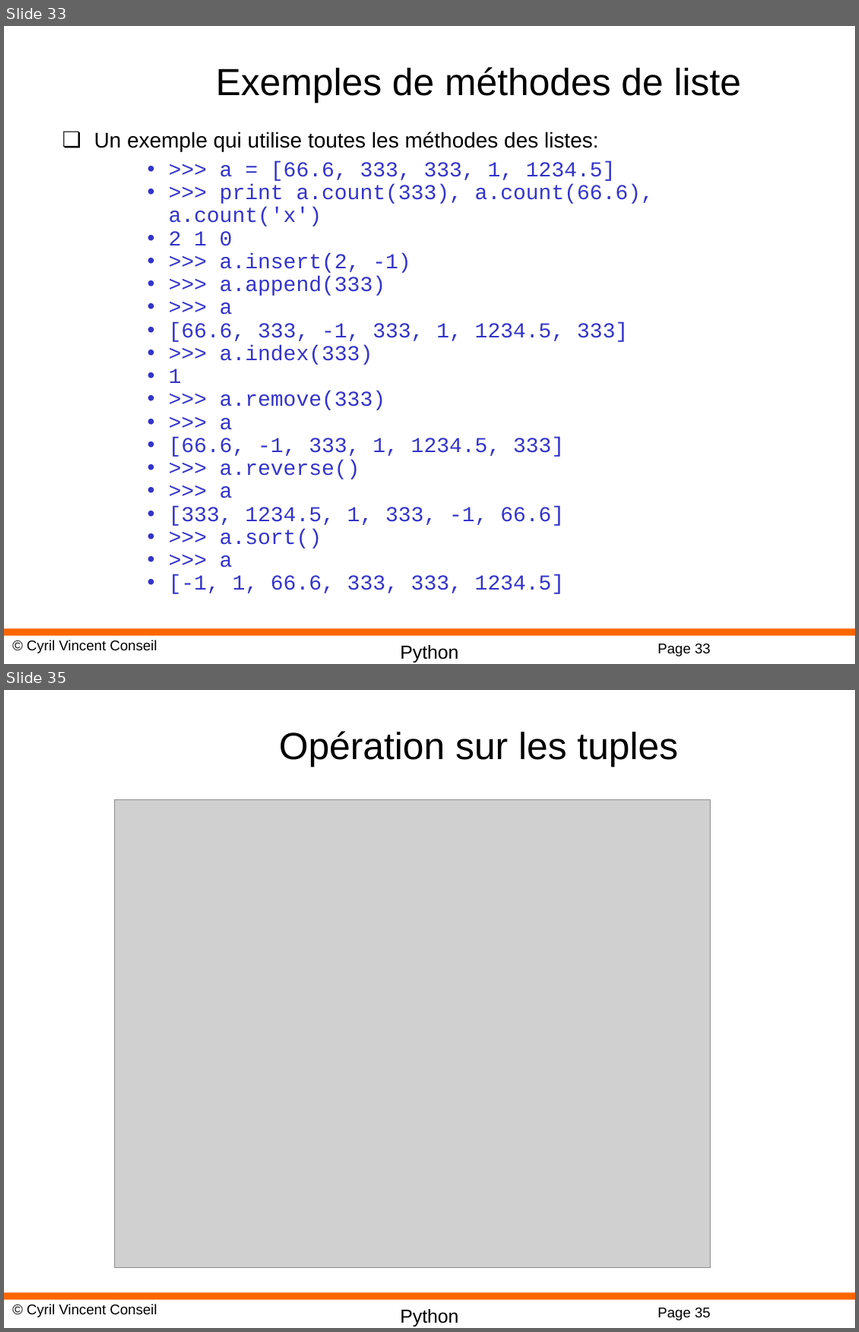
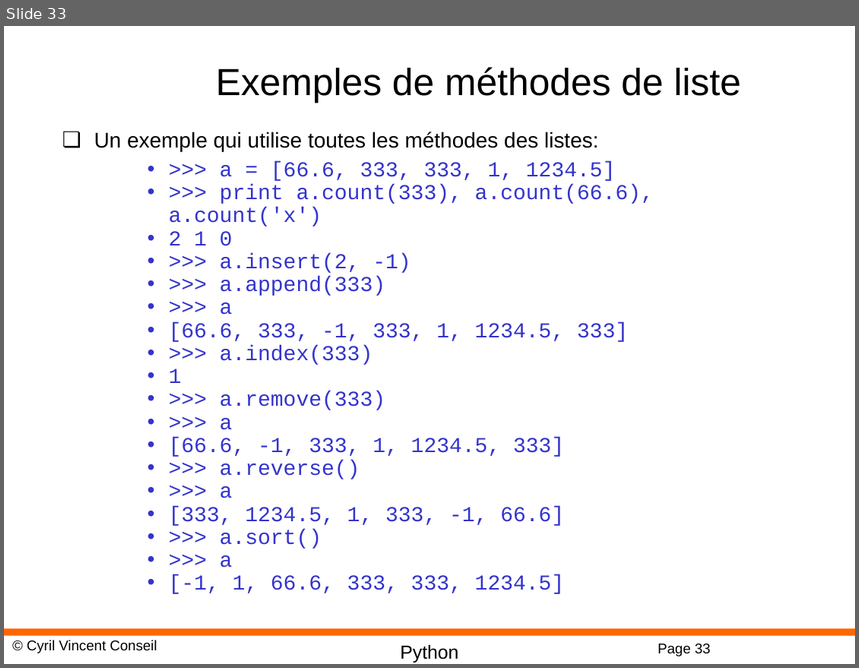
Before and after one commit to cyrilvincent/IoT, a slide deck: ppt/IoT07-Python.pptx. Shown one above the other, each under a label of ours: slides 33 and 35 before the commit, slide 33 after it; the slides between them are not shown. The pictures are 859x1332 and 859x668 pixels, drawn with LibreOffice and Linux fonts; fonts in the diff are those of the drawing; grey boxes stand for pictures; background and template pictures are left out. Boxes give left, top, right and bottom in pixels: in the first picture for what was removed or moved away, otherwise in the second. Text is boxed around its words. In the diff, an @@ line names an element or a change of style, - is before the commit and + after.

```diff
--- a/ppt/IoT07-Python.pptx
+++ b/ppt/IoT07-Python.pptx
@@ slide 35 removed at [4,690,855,1328], background #FFFFFF; not listed: 4 template elements that a slide beside it also shows @@
@@ title removed at [279,731,678,767] @@
-Opération sur les tuples
@@ picture removed at [115,799,711,1268] @@
```
Also in this commit, not shown: 1 other slide removed, 8 other files.
